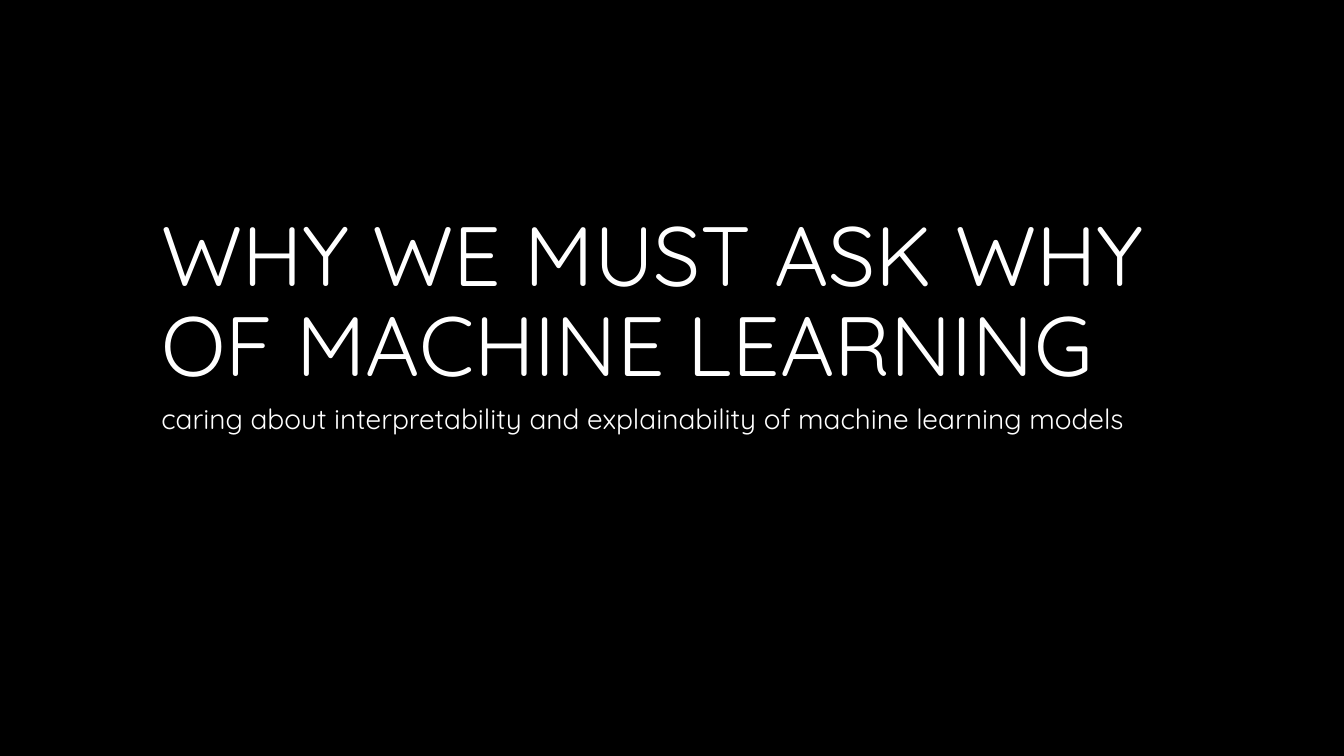
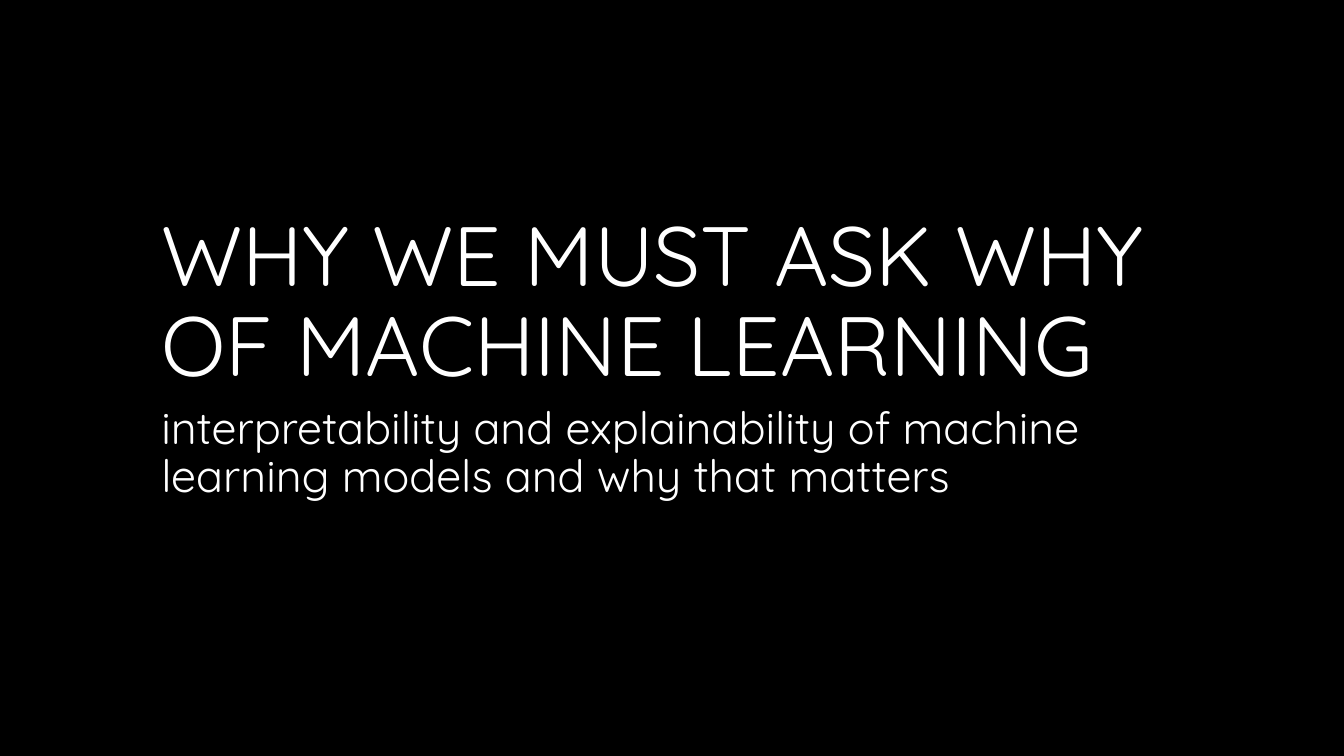
Before and after one commit to newmancodes/why-we-must-ask-why-of-machine-learning, a slide deck: slide 1 of Why We Must Ask Why of Machine Learning.pptx. Drawn at 1344x756 pixels with LibreOffice and Linux fonts; fonts in the diff are those of the drawing; background and template pictures are left out. Boxes give left, top, right and bottom in pixels: in the first picture for what was removed or moved away, otherwise in the second. Text is boxed around its words. In the diff, an @@ line names an element or a change of style, - is before the commit and + after.

```diff
--- a/Why We Must Ask Why of Machine Learning.pptx
+++ b/Why We Must Ask Why of Machine Learning.pptx
@@ subtitle at box(161, 411, 1080, 501): text changed; size 20 to 32 pt @@
-caring about interpretability and explainability of machine learning models
+interpretability and explainability of machine learning models and why that matters
```
Also in this commit, not shown: 6 slides added, 1 slide removed.
